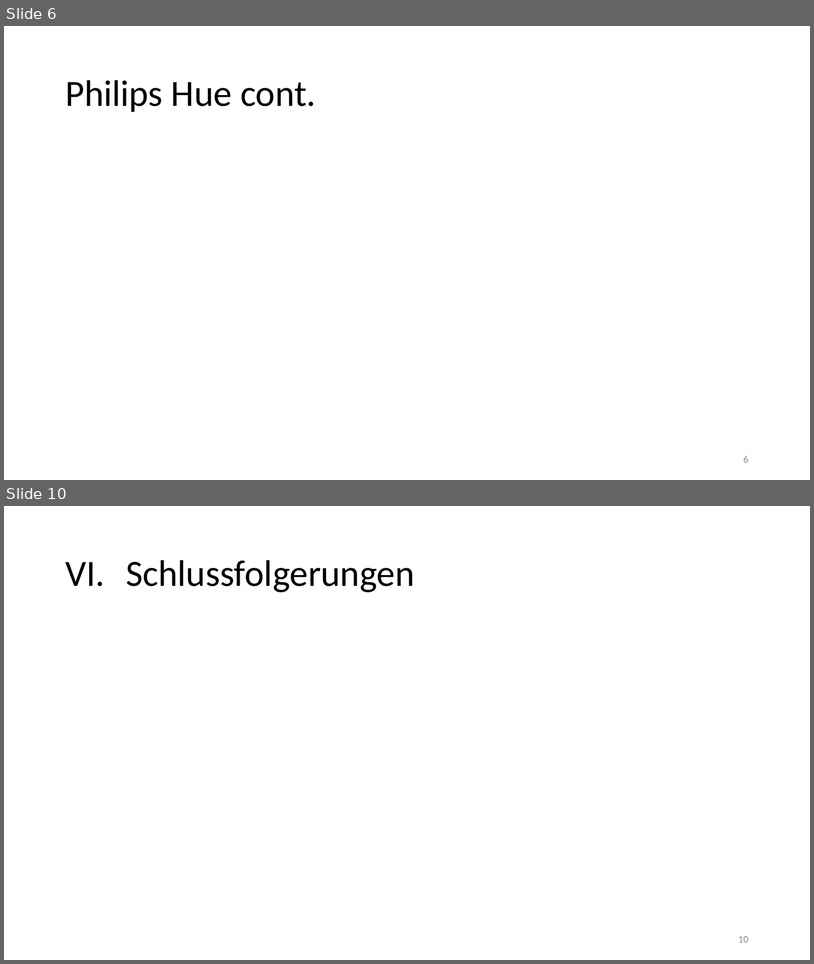
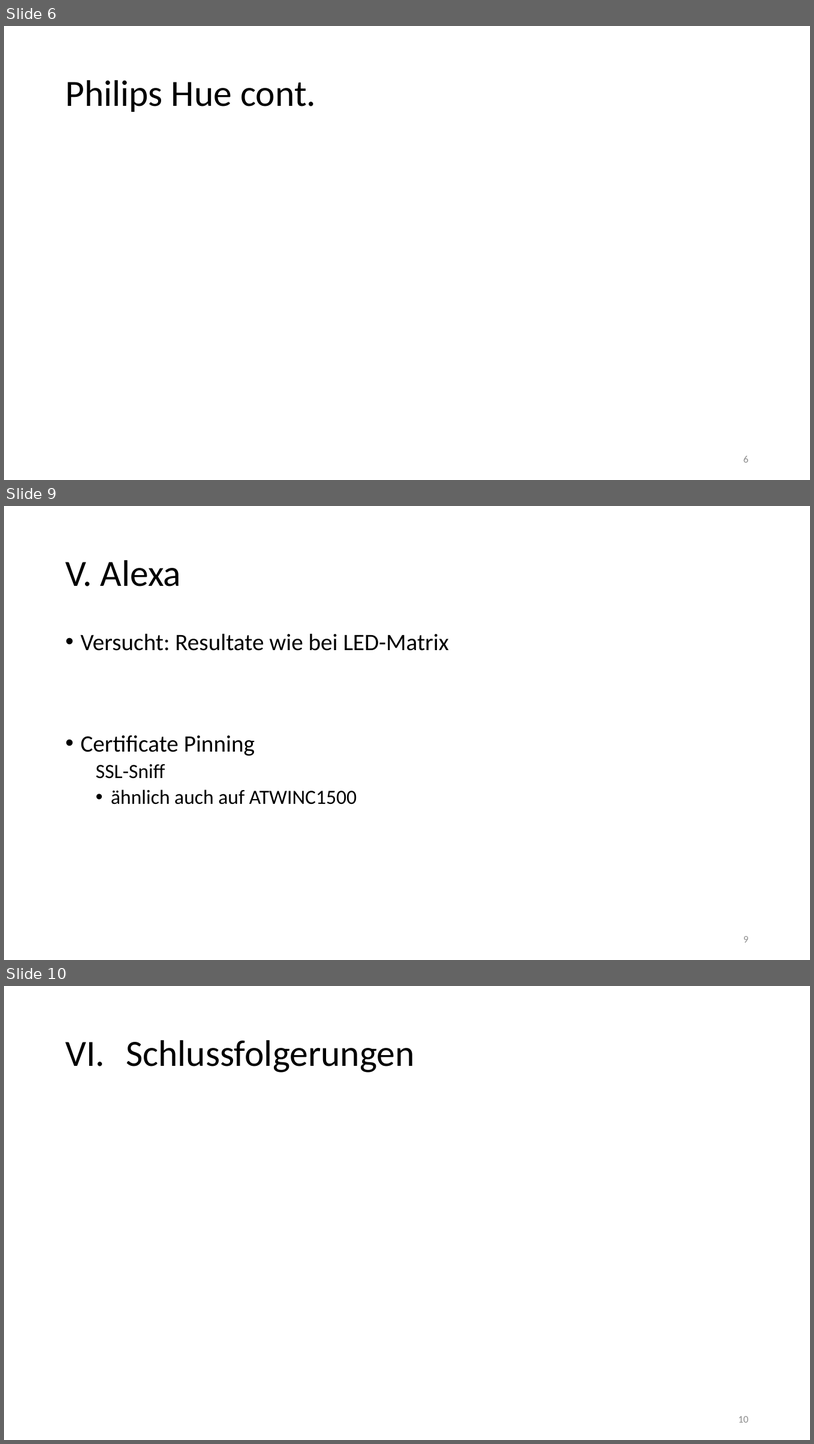
Before and after one commit to Xyren0/IoT_Wifi_Sniffing, a slide deck: phase3_pres.pptx. Shown one above the other, each under a label of ours: slides 6 and 10 before the commit, slides 6, 9 and 10 after it; the slides between them are not shown. The pictures are 814x964 and 814x1444 pixels, drawn with LibreOffice and Linux fonts; fonts in the diff are those of the drawing; grey boxes stand for pictures. Boxes give left, top, right and bottom in pixels: in the first picture for what was removed or moved away, otherwise in the second. Text is boxed around its words. In the diff, an @@ line names an element or a change of style, - is before the commit and + after.

Commit message:
phase 3 pre: added alexa slide, slight changes to all slides

```diff
--- a/phase3_pres.pptx
+++ b/phase3_pres.pptx
@@ slide 9 added at [4,506,810,960], background #FFFFFF @@
@@ title added at [65,560,182,586], 44 pt, text #000000 @@
+V. Alexa
@@ text added at [81,633,449,804], 28 pt, text #000000 @@
+• Versucht: Resultate wie bei LED-Matrix
+• Certificate Pinning
+  SSL-Sniff
+  • ähnlich auch auf ATWINC1500
@@ page number added at [744,936,749,942], 12 pt, text #8C8C8C @@
+9
```
Also in this commit, not shown: 5 slides changed, 1 other file.
